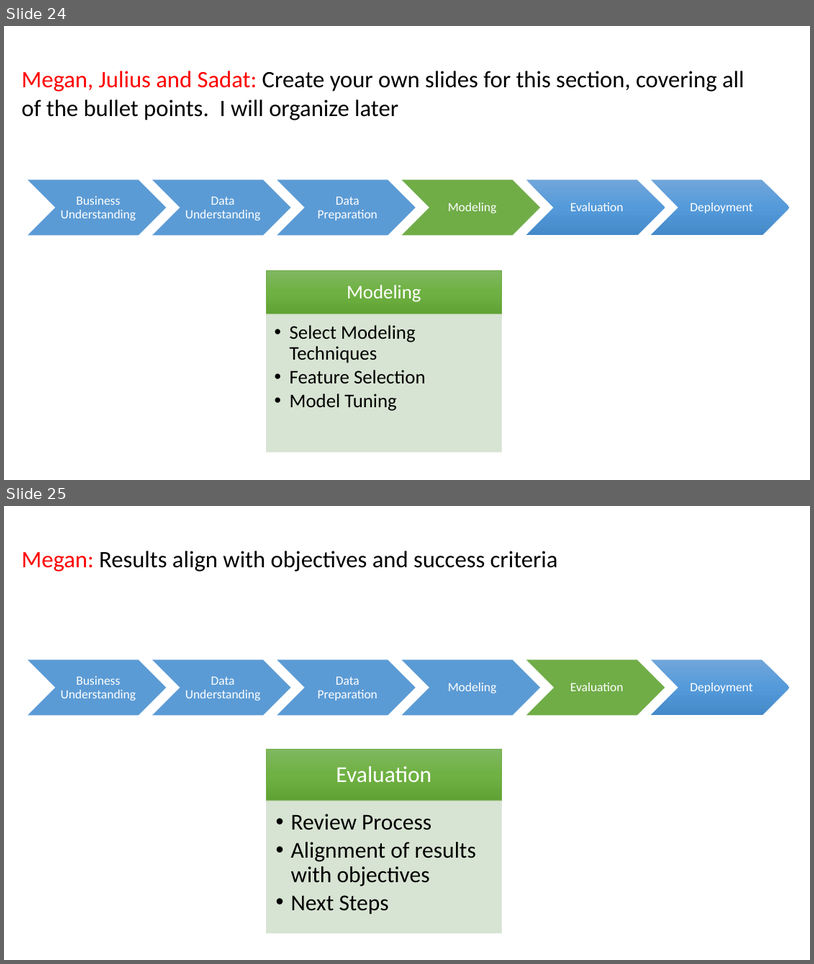
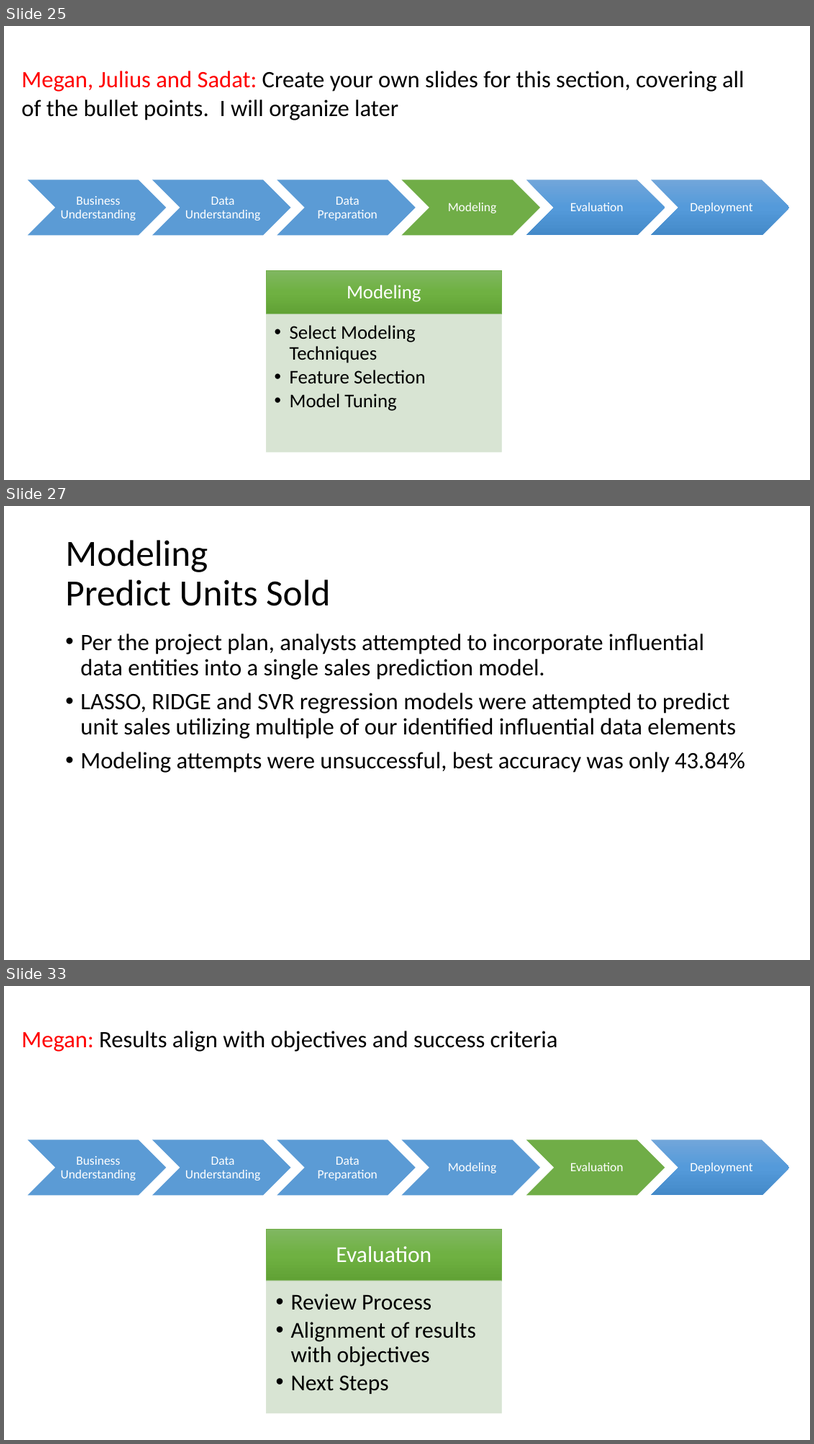
Before and after one commit to mGalarnyk/Machine_Learning_Froyo, a slide deck: Current_Powerpoint/Froyo_v2.pptx. Shown one above the other, each under a label of ours: slides 24 and 25 before the commit, slides 25, 27 and 33 after it; the slides between them are not shown. The pictures are 814x964 and 814x1444 pixels, drawn with LibreOffice and Linux fonts; fonts in the diff are those of the drawing. Boxes give left, top, right and bottom in pixels: in the first picture for what was removed or moved away, otherwise in the second. Text is boxed around its words. In the diff, an @@ line names an element or a change of style, - is before the commit and + after.

```diff
--- a/Current_Powerpoint/Froyo_v2.pptx
+++ b/Current_Powerpoint/Froyo_v2.pptx
@@ slide 27 added at (x1=4, y1=506, x2=810, y2=960), background #FFFFFF @@
@@ title added at (x1=65, y1=540, x2=330, y2=606), 44 pt, text #000000 @@
+Modeling
+Predict Units Sold
@@ text added at (x1=80, y1=633, x2=746, y2=772), 28 pt, text #000000 @@
+• Per the project plan, analysts attempted to incorporate influential data entities into a single sales prediction model.
+• LASSO, RIDGE and SVR regression models were attempted to predict unit sales utilizing multiple of our identified influential data elements
+• Modeling attempts were unsuccessful, best accuracy was only 43.84%
@@ what was slide 24 is now slide 25 @@
@@ what was slide 25 is now slide 33 @@
```
Also in this commit, not shown: 7 other slides added, 1 other file.
